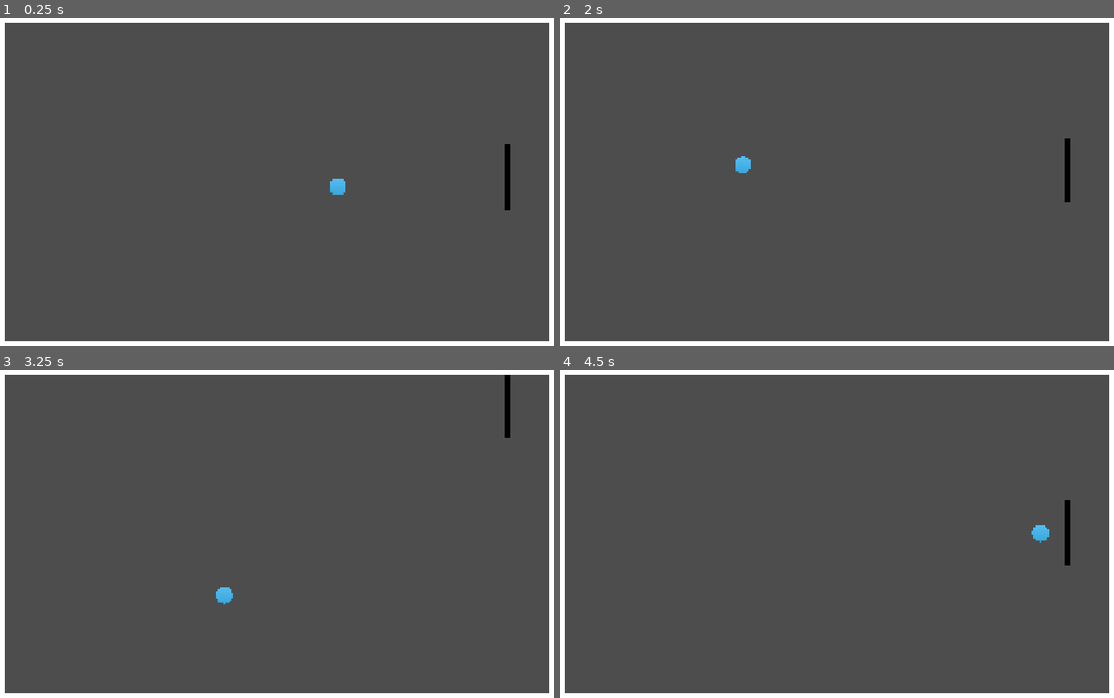
Above: before the commit, frames 1-4 (two rows, left to right).
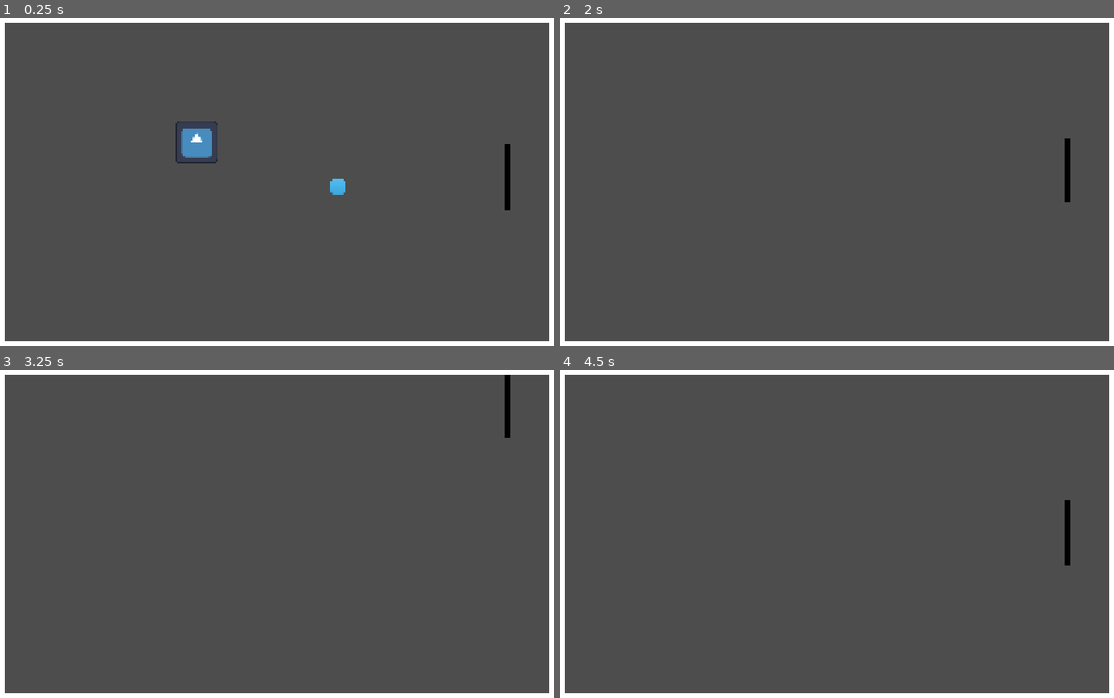
Above: after the commit, the same moments.

Repository: EmberDragons/Blobing
Game: Godot game, scene res://scenes/main.tscn
Same seed, same stepped clock (60 frames per second), same inputs: the game is played once before the commit and once after it. The engine's default icon, where the game draws it, is replaced by a stand-in: a white triangle on a blue panel in a dark square.
Inputs:
- Up to frame 1 (0.25 s): no input
- Up to frame 2 (2 s): hold Up (ui_up) 0.53-1.28 s; hold Down (ui_down) from 1.28 s (still down)
- Up to frame 3 (3.25 s): release Down (ui_down) at 2.03 s; hold Up (ui_up) from 2.03 s (still down)
- Up to frame 4 (4.5 s): release Up (ui_up) at 3.53 s; hold Down (ui_down) from 3.53 s (still down)

The runs differ from the first frame. In frame 1, 0.6% of the frame differs, in the area x 31-40%, y 31-45%; in frame 2, 0.1%; in frame 3, 0.1%; in frame 4, 0.1%.

Commit message:
fire + rework of project arrangement

Diff:
--- /dev/null
+++ b/new-game-project/gameObject/blob type/fire.tscn
@@ -0,0 +1,37 @@
+[gd_scene format=3 uid="uid://bkbwhawm0cdv2"]
+
+[ext_resource type="Script" uid="uid://dlp3ll3s3l3gp" path="res://scripts/slime/fireslime.gd" id="1_b3ix1"]
+[ext_resource type="Texture2D" uid="uid://dybml1h66pau1" path="res://Custom-Icon-Design-Flatastic-6-Circle.512.png" id="2_rsa0l"]
+
+[sub_resource type="PhysicsMaterial" id="PhysicsMaterial_johoh"]
+friction = 0.0
+bounce = 0.8
+
+[sub_resource type="CircleShape2D" id="CircleShape2D_kq4oe"]
+radius = 25.0
+
+[sub_resource type="CircleShape2D" id="CircleShape2D_johoh"]
+radius = 28.0
+
+[node name="fire" type="RigidBody2D" unique_id=305138964]
+scale = Vector2(0.8, 0.8)
+collision_layer = 3
+collision_mask = 3
+physics_material_override = SubResource("PhysicsMaterial_johoh")
+lock_rotation = true
+script = ExtResource("1_b3ix1")
+
+[node name="CollisionShape2D" type="CollisionShape2D" parent="." unique_id=1891245437]
+shape = SubResource("CircleShape2D_kq4oe")
+debug_color = Color(0.98235565, 0, 0.3671178, 0.41960785)
+
+[node name="sprite" type="Sprite2D" parent="." unique_id=1255753873]
+scale = Vector2(0.1, 0.1)
+texture = ExtResource("2_rsa0l")
+
+[node name="Area2D" type="Area2D" parent="." unique_id=1673206737]
+
+[node name="CollisionShape2D" type="CollisionShape2D" parent="Area2D" unique_id=915537858]
+shape = SubResource("CircleShape2D_johoh")
+
+[connection signal="body_exited" from="Area2D" to="." method="_on_body_collided"]
--- a/new-game-project/gameObject/ball.tscn
+++ b/new-game-project/gameObject/blob type/normal.tscn
@@ -1,7 +1,7 @@
 [gd_scene format=3 uid="uid://np0npwj27ru4"]
 
 [ext_resource type="Texture2D" uid="uid://dybml1h66pau1" path="res://Custom-Icon-Design-Flatastic-6-Circle.512.png" id="1_iwm4c"]
-[ext_resource type="Script" uid="uid://6qqhiuadsbod" path="res://scripts/slime/main.gd" id="1_johoh"]
+[ext_resource type="Script" uid="uid://6qqhiuadsbod" path="res://scripts/slime/slime.gd" id="1_johoh"]
 
 [sub_resource type="PhysicsMaterial" id="PhysicsMaterial_johoh"]
 friction = 0.0
@@ -13,7 +13,7 @@
 [sub_resource type="CircleShape2D" id="CircleShape2D_johoh"]
 radius = 28.0
 
-[node name="ball" type="RigidBody2D" unique_id=305138964]
+[node name="normal" type="RigidBody2D" unique_id=305138964]
 collision_layer = 3
 collision_mask = 3
 physics_material_override = SubResource("PhysicsMaterial_johoh")
--- /dev/null
+++ b/new-game-project/gameObject/vine.tscn
@@ -0,0 +1,21 @@
+[gd_scene format=3 uid="uid://bir2bgk0equ7f"]
+
+[ext_resource type="Script" uid="uid://1u5pemxpo43o" path="res://scripts/obj/vines.gd" id="1_l1o0j"]
+[ext_resource type="Texture2D" uid="uid://4q335xxs2p" path="res://icon.svg" id="2_wbil4"]
+
+[sub_resource type="RectangleShape2D" id="RectangleShape2D_kq4oe"]
+size = Vector2(128, 128)
+
+[node name="vine" type="Node2D" unique_id=1081720560]
+script = ExtResource("1_l1o0j")
+
+[node name="Sprite2D" type="Sprite2D" parent="." unique_id=1727109078]
+texture = ExtResource("2_wbil4")
+
+[node name="Area2D" type="Area2D" parent="." unique_id=1045055857]
+
+[node name="CollisionShape2D" type="CollisionShape2D" parent="Area2D" unique_id=656407994]
+position = Vector2(-0.5, 0.5)
+shape = SubResource("RectangleShape2D_kq4oe")
+
+[connection signal="body_entered" from="Area2D" to="." method="_on_collision"]
--- a/new-game-project/scenes/main.tscn
+++ b/new-game-project/scenes/main.tscn
@@ -1,7 +1,8 @@
 [gd_scene format=3 uid="uid://155xx7s6y6ta"]
 
 [ext_resource type="PackedScene" uid="uid://dkh2s285bh32u" path="res://gameObject/player.tscn" id="1_o5qli"]
-[ext_resource type="PackedScene" uid="uid://np0npwj27ru4" path="res://gameObject/ball.tscn" id="2_0wfyh"]
+[ext_resource type="PackedScene" uid="uid://bkbwhawm0cdv2" path="res://gameObject/blob type/fire.tscn" id="2_0wfyh"]
+[ext_resource type="PackedScene" uid="uid://bir2bgk0equ7f" path="res://gameObject/vine.tscn" id="3_sugp2"]
 
 [sub_resource type="WorldBoundaryShape2D" id="WorldBoundaryShape2D_sugp2"]
 normal = Vector2(1, 0)
@@ -17,7 +18,7 @@
 [node name="player" parent="." unique_id=1650298364 instance=ExtResource("1_o5qli")]
 position = Vector2(732, 0)
 
-[node name="ball" parent="." unique_id=305138964 instance=ExtResource("2_0wfyh")]
+[node name="fire" parent="." unique_id=305138964 instance=ExtResource("2_0wfyh")]
 
 [node name="cam" type="Camera2D" parent="." unique_id=2026114329]
 
@@ -75,3 +76,6 @@
 offset_top = -1393.7639
 offset_right = -760.0
 offset_bottom = 1182.364
+
+[node name="vine" parent="." unique_id=1081720560 instance=ExtResource("3_sugp2")]
+position = Vector2(-189, -104)
--- /dev/null
+++ b/new-game-project/scripts/obj/vines.gd
@@ -0,0 +1,16 @@
+extends Node2D
+
+
+# Called when the node enters the scene tree for the first time.
+func _ready() -> void:
+	pass # Replace with function body.
+
+
+# Called every frame. 'delta' is the elapsed time since the previous frame.
+func _process(delta: float) -> void:
+	pass
+
+
+func _on_collision(body: Node2D) -> void:
+	body.die()
+	queue_free()
--- a/new-game-project/scripts/slime/main.gd
+++ b/new-game-project/scripts/slime/fireslime.gd
@@ -31,11 +31,15 @@
 	freeze = false
 	linear_velocity = saved_velocity
 	#acceleration
+	accelerate()
+
+func die():
+	queue_free()
+
+func accelerate():
 	linear_velocity = Vector2(min(max_velocity,abs(linear_velocity.x*mult))*(int(linear_velocity.x>0)-0.5)*2,
 	min(max_velocity,abs(linear_velocity.y*mult))*(int(linear_velocity.y>0)-0.5)*2)
 
-
 func _on_body_collided(body: Node) -> void:
 	#acceleration
-	linear_velocity = Vector2(min(max_velocity,abs(linear_velocity.x*mult))*(int(linear_velocity.x>0)-0.5)*2,
-	min(max_velocity,abs(linear_velocity.y*mult))*(int(linear_velocity.y>0)-0.5)*2)
+	accelerate()
--- /dev/null
+++ b/new-game-project/scripts/slime/slime.gd
@@ -0,0 +1,44 @@
+class_name slime
+extends RigidBody2D
+
+var saved_velocity : Vector2
+var max_velocity : float = 1000
+var mult : float = 1.4
+
+var follow:bool = false
+var object_follow
+
+func _ready() -> void:
+	linear_velocity += Vector2(1000,0)
+
+
+func _process(delta: float) -> void:
+	if follow: following(object_follow)
+
+func following(o:Node2D):
+	global_position = o.global_position
+
+func block(pos_follow) -> void:
+	var t = linear_velocity
+	saved_velocity = Vector2(-abs(t.x),t.y)
+	linear_velocity = Vector2.ZERO
+
+	freeze = true
+	follow = true
+	object_follow=pos_follow
+
+func unblock() -> void:
+	follow = false
+	freeze = false
+	linear_velocity = saved_velocity
+	#acceleration
+	linear_velocity = Vector2(min(max_velocity,abs(linear_velocity.x*mult))*(int(linear_velocity.x>0)-0.5)*2,
+	min(max_velocity,abs(linear_velocity.y*mult))*(int(linear_velocity.y>0)-0.5)*2)
+
+func die():
+	queue_free()
+
+func _on_body_collided(body: Node) -> void:
+	#acceleration et rebonds
+	linear_velocity = Vector2(min(max_velocity,abs(linear_velocity.x*mult))*(int(linear_velocity.x>0)-0.5)*2,
+	min(max_velocity,abs(linear_velocity.y*mult))*(int(linear_velocity.y>0)-0.5)*2)
Not shown, added: new-game-project/scripts/obj/vines.gd.uid
Not shown, added: new-game-project/scripts/slime/fireslime.gd.uid
Renamed: new-game-project/scripts/slime/main.gd.uid -> new-game-project/scripts/slime/slime.gd.uid
